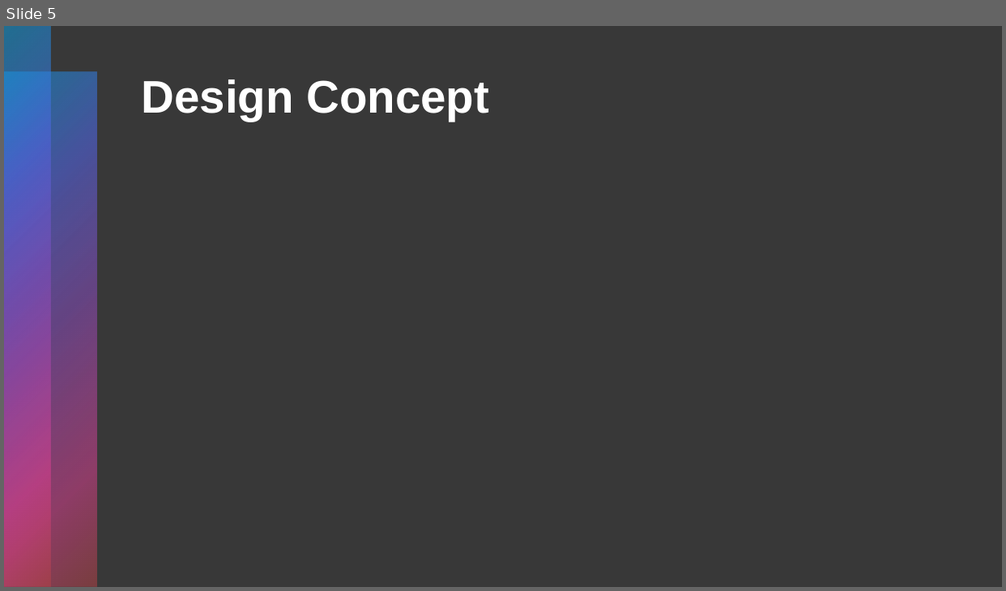
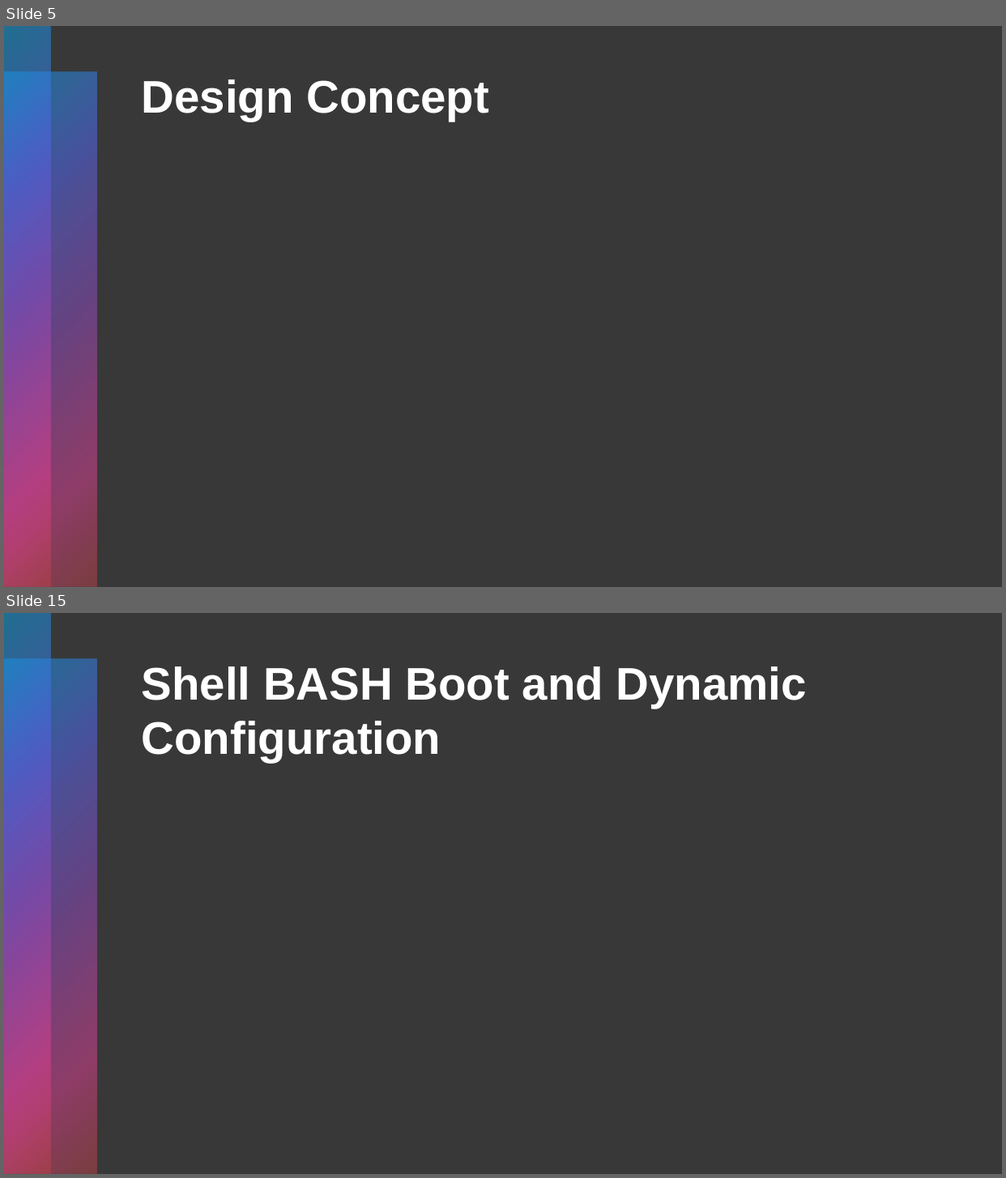
Before and after one commit to gubbriaco/water-analysis, a slide deck: presentation.pptx. Shown one above the other, each under a label of ours: slide 5 before the commit, slides 5 and 15 after it; the slides between them are not shown. The pictures are 1006x591 and 1006x1178 pixels, drawn with LibreOffice and Linux fonts; fonts in the diff are those of the drawing. Boxes give left, top, right and bottom in pixels: in the first picture for what was removed or moved away, otherwise in the second. Text is boxed around its words. In the diff, an @@ line names an element or a change of style, - is before the commit and + after.

```diff
--- a/presentation.pptx
+++ b/presentation.pptx
@@ slide 15 added at [4, 613, 1002, 1174], background #000000 at 78% opacity; not listed: 2 template elements that a slide beside it also shows @@
@@ title added at [142, 666, 807, 763], 44 pt, text #FFFFFF, bold @@
+Shell BASH Boot and Dynamic Configuration
```
Also in this commit, not shown: 1 slide changed, 25 other slides added, 1 slide removed.
